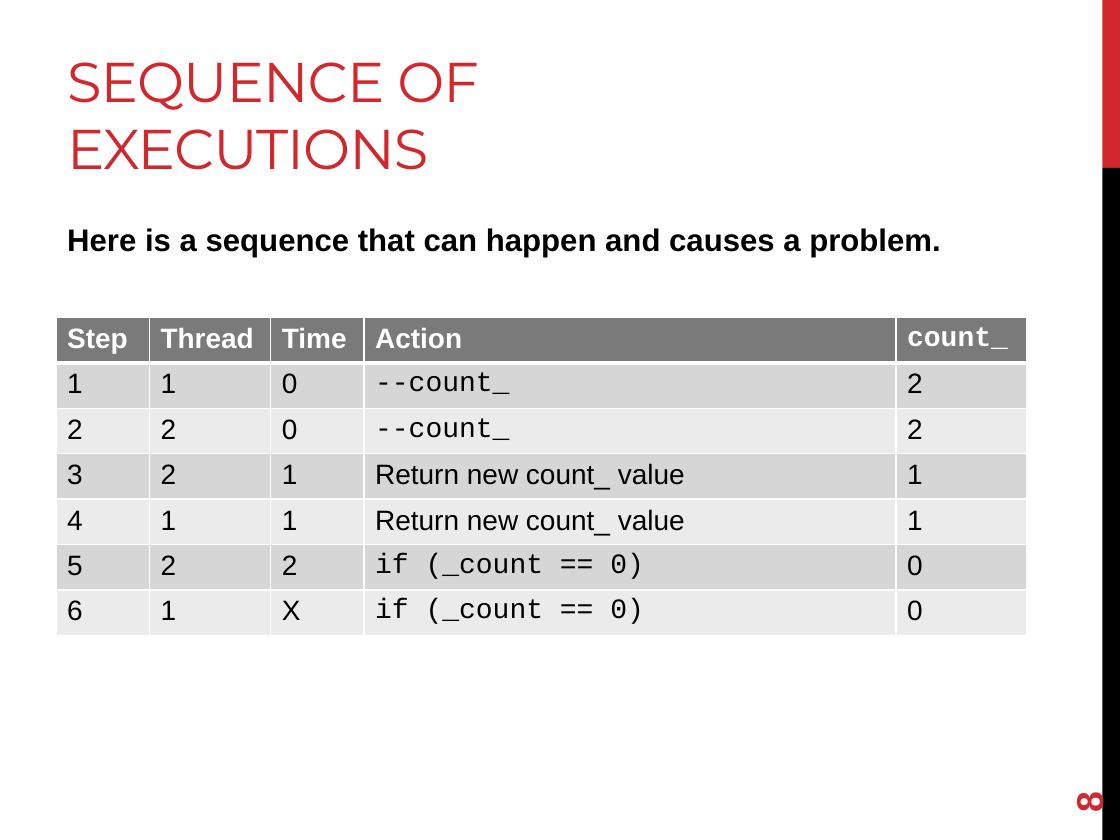
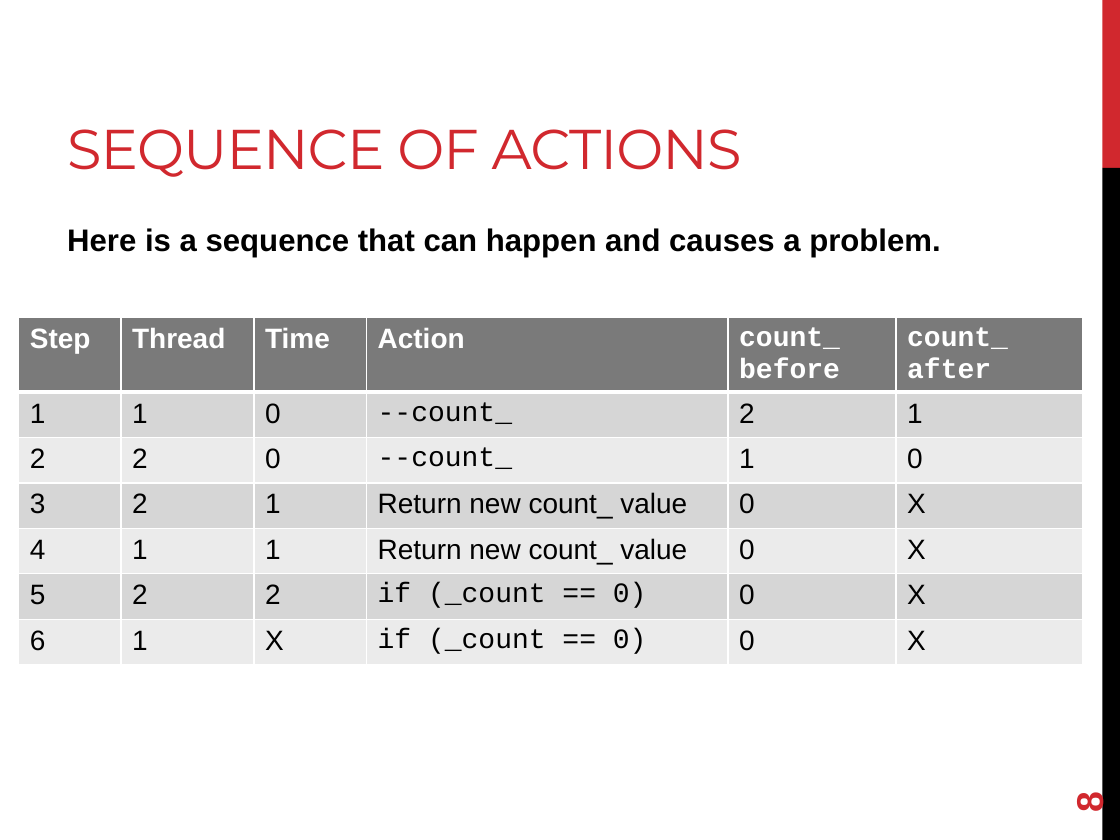
Before and after one commit to joshpeterson/DevelopingConcurrentSoftware, a slide deck: slide 8 of Lectures/Case Study - Atomics and Object Lifetime/Case Study - Atomics and Object Lifetime.pptx. Drawn at 1120x840 pixels with LibreOffice and Linux fonts; fonts in the diff are those of the drawing. Boxes give left, top, right and bottom in pixels: in the first picture for what was removed or moved away, otherwise in the second. Text is boxed around its words. In the diff, an @@ line names an element or a change of style, - is before the commit and + after.

Commit message:
Improve sequence of actions table on slide 8.

```diff
--- a/Lectures/Case Study - Atomics and Object Lifetime/Case Study - Atomics and Object Lifetime.pptx
+++ b/Lectures/Case Study - Atomics and Object Lifetime/Case Study - Atomics and Object Lifetime.pptx
@@ title at [67, 129, 742, 177]: text changed @@
-SEQUENCE OF EXECUTIONS
+SEQUENCE OF ACTIONS
@@ table at [19, 317, 1083, 668] @@
-column 5: count_ | 2 | 2 | 1 | 1 | 0 | 0
+column 5: count_ before | 2 | 1 | 0 | 0 | 0 | 0
+column 6: count_ after | 1 | 0 | X | X | X | X
@@ table: place and size @@
-table at [56, 317, 1026, 635]
+table at [19, 317, 1083, 668]
```
